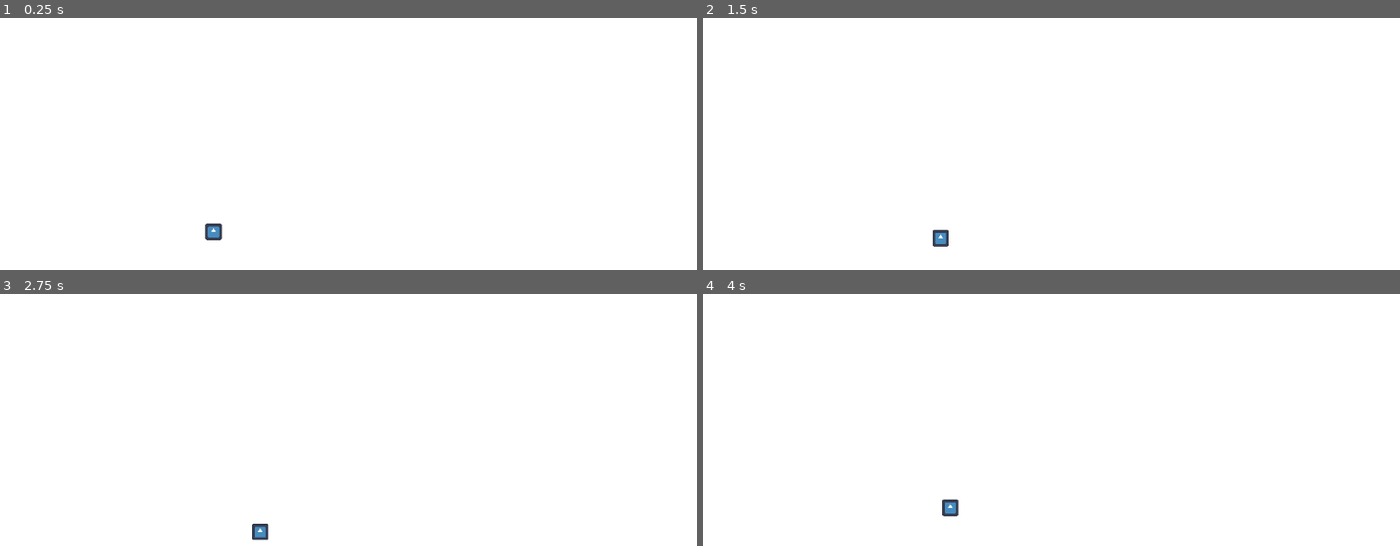
Above: before the commit, frames 1-4 (two rows, left to right).
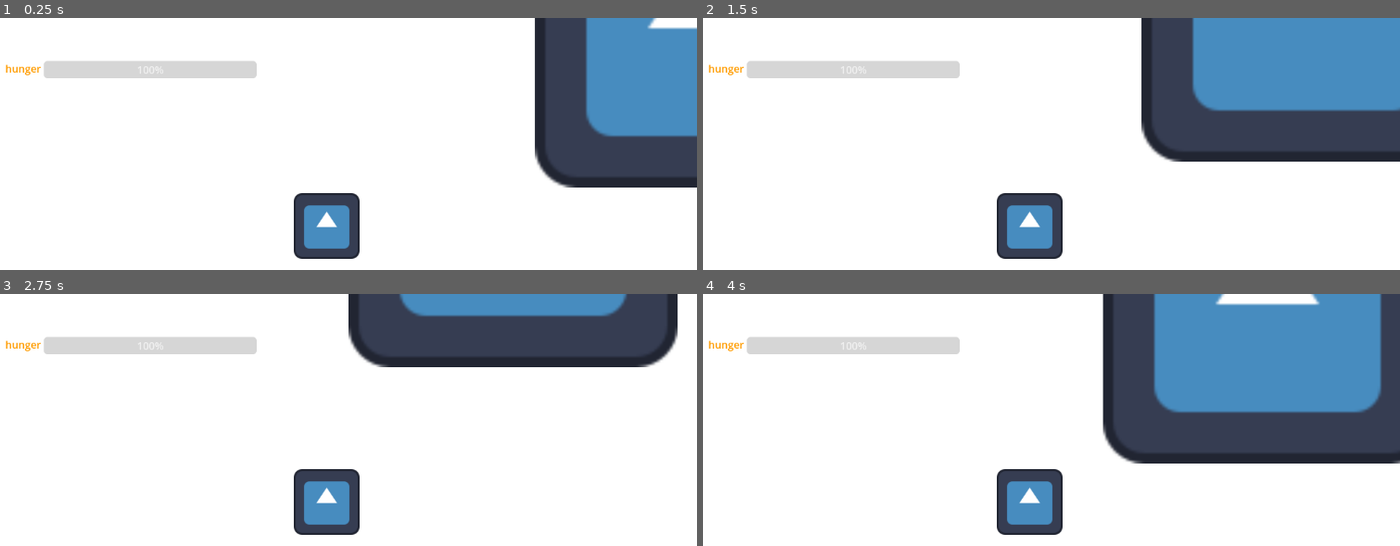
Above: after the commit, the same moments.

Repository: 2192375d/spring2djam
Game: Godot game, scene res://world/World.tscn
Same seed, same stepped clock (60 frames per second), same inputs: the game is played once before the commit and once after it. The engine's default icon, where the game draws it, is replaced by a stand-in: a white triangle on a blue panel in a dark square.
Inputs:
- Up to frame 1 (0.25 s): no input
- Up to frame 2 (1.5 s): tap Enter at 0.5 s; hold D (right) 0.53-1.28 s; hold S (down) from 1.28 s (still down)
- Up to frame 3 (2.75 s): release S (down) at 2.03 s; hold D (right) from 2.03 s (still down)
- Up to frame 4 (4 s): release D (right) at 2.78 s; hold W (up) 2.78-3.53 s; hold A (left) from 3.53 s (still down)

The runs differ from the first frame. In frame 1, 20% of the frame differs, in the area x 0-100%, y 0-96%; in frame 2, 26%; in frame 3, 18%; in frame 4, 33%.

Commit message:
feat: ui done, connected to player stats

Diff:
--- /dev/null
+++ b/autoloads/game_session.gd
@@ -0,0 +1,4 @@
+extends Node
+
+var world: World = null
+var player_hunger_bar: ProgressBar = null
--- /dev/null
+++ b/entity/animal.gd
@@ -0,0 +1,3 @@
+extends Resource
+
+class_name Animal
--- a/animals/bird_1.tscn
+++ b/entity/bird_1.tscn
@@ -7,6 +7,7 @@
 size = Vector2(128, 128)
 
 [node name="Bird1" type="CharacterBody2D" unique_id=1999415573]
+scale = Vector2(0.2, 0.2)
 script = ExtResource("1_0c7wx")
 
 [node name="Sprite2D" type="Sprite2D" parent="." unique_id=1736649333]
--- a/player/player.gd
+++ b/player/player.gd
@@ -1,5 +1,21 @@
 extends CharacterBody2D
+
 @export var speed: float
+
+var current_hunger: float
+var full_hunger: float
+
+func upgrade(new_full_hunger: float) -> void:
+	 #change the type of animal to something new
+	full_hunger = new_full_hunger
+
+	GameSession.player_hunger_bar.max_value = full_hunger
+	current_hunger = full_hunger
+	GameSession.player_hunger_bar.value = current_hunger
+
+func _ready() -> void:
+
+	upgrade(300)
 
 func _physics_process(_delta: float) -> void:
 
--- a/project.godot
+++ b/project.godot
@@ -18,18 +18,18 @@
 [autoload]
 
 Constants="*uid://shehpekoqxo5"
+GameSession="*uid://c3kndpx3bs0e6"
 
 [file_customization]
 
 folder_colors={
-"res://UI/": "green",
-"res://animals/": "orange",
 "res://art/": "red",
+"res://autoloads/": "yellow",
+"res://entity/": "orange",
 "res://objects/": "orange",
 "res://player/": "teal",
 "res://resources/": "gray",
 "res://sound/": "pink",
-"res://util/": "yellow",
 "res://world/": "blue"
 }
 
--- a/world/World.tscn
+++ b/world/World.tscn
@@ -1,10 +1,17 @@
 [gd_scene format=3 uid="uid://ckavqb25bdaul"]
 
-[ext_resource type="PackedScene" uid="uid://c55m2s1sfkjls" path="res://animals/bird_1.tscn" id="1_jeodi"]
+[ext_resource type="Script" uid="uid://b2t65g5s8eli3" path="res://world/world.gd" id="1_1tnoa"]
+[ext_resource type="PackedScene" uid="uid://c55m2s1sfkjls" path="res://entity/bird_1.tscn" id="1_jeodi"]
+[ext_resource type="PackedScene" uid="uid://dy7truvlgrnsw" path="res://world/game_ui.tscn" id="2_qcaji"]
+[ext_resource type="Texture2D" uid="uid://4q335xxs2p" path="res://icon.svg" id="4_5hvw7"]
 
 [sub_resource type="CanvasTexture" id="CanvasTexture_gv5m4"]
 
-[node name="World" type="Node2D" unique_id=854171014]
+[node name="World" type="Node2D" unique_id=1550517037]
+script = ExtResource("1_1tnoa")
+metadata/_custom_type_script = "uid://b2t65g5s8eli3"
+
+[node name="game_ui" parent="." unique_id=686514258 instance=ExtResource("2_qcaji")]
 
 [node name="TextureRect" type="TextureRect" parent="." unique_id=257559454]
 offset_right = 1152.0
@@ -12,6 +19,13 @@
 texture = SubResource("CanvasTexture_gv5m4")
 
 [node name="Bird1" parent="." unique_id=1999415573 instance=ExtResource("1_jeodi")]
-position = Vector2(400, 333)
-scale = Vector2(0.2, 0.2)
+position = Vector2(398.99997, 235.99998)
 speed = 50.0
+
+[node name="Camera2D" type="Camera2D" parent="Bird1" unique_id=1138602335]
+scale = Vector2(30, 30)
+zoom = Vector2(4, 4)
+
+[node name="Icon" type="Sprite2D" parent="." unique_id=1001805182]
+position = Vector2(544, 157)
+texture = ExtResource("4_5hvw7")
--- /dev/null
+++ b/world/game_ui.gd
@@ -0,0 +1,8 @@
+extends CanvasLayer
+
+class_name GameUI
+
+@export var hunger_bar: ProgressBar
+
+func _ready() -> void:
+	GameSession.player_hunger_bar = hunger_bar
--- /dev/null
+++ b/world/game_ui.tscn
@@ -0,0 +1,27 @@
+[gd_scene format=3 uid="uid://dy7truvlgrnsw"]
+
+[ext_resource type="Script" uid="uid://87sevvw8jmnd" path="res://world/game_ui.gd" id="1_apb6g"]
+
+[node name="game_ui" type="CanvasLayer" unique_id=686514258 node_paths=PackedStringArray("hunger_bar")]
+script = ExtResource("1_apb6g")
+hunger_bar = NodePath("HBoxContainer/hunger bar")
+metadata/_custom_type_script = "uid://87sevvw8jmnd"
+
+[node name="HBoxContainer" type="HBoxContainer" parent="." unique_id=1036018819]
+anchors_preset = -1
+anchor_left = 0.065972224
+anchor_top = 0.10339506
+anchor_right = 0.40538195
+anchor_bottom = 0.14969136
+metadata/_edit_use_anchors_ = true
+
+[node name="exp" type="Label" parent="HBoxContainer" unique_id=490867003]
+modulate = Color(1, 0.6117647, 0, 1)
+layout_mode = 2
+size_flags_horizontal = 0
+size_flags_vertical = 0
+text = "hunger"
+
+[node name="hunger bar" type="ProgressBar" parent="HBoxContainer" unique_id=952911101]
+layout_mode = 2
+size_flags_horizontal = 3
--- /dev/null
+++ b/world/world.gd
@@ -0,0 +1,6 @@
+extends Node2D
+
+class_name World
+
+func _ready() -> void:
+	GameSession.world = self
Binary file added: art/UI-bar-base.png
Not shown, added: art/UI-bar-base.png.import
Renamed: util/constants.gd -> autoloads/constants.gd
Renamed: util/constants.gd.uid -> autoloads/constants.gd.uid
Not shown, added: autoloads/game_session.gd.uid
Not shown, added: entity/animal.gd.uid
Not shown, added: world/game_ui.gd.uid
Not shown, added: world/world.gd.uid
